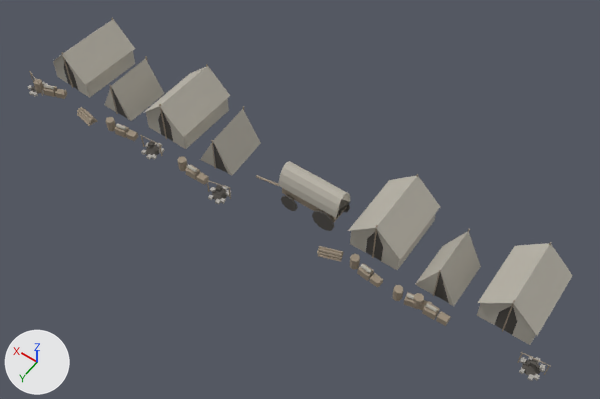
What one commit did to the glTF model chicago/4d/assets/web/landing_camp_west__camp_1835.glb.
One viewpoint serves both versions: a 50 mm camera at (-0.5, 25.1, 34.1) aimed at (14.8, 3.7, 0.4). Arrows for +X, +Y and +Z are at lower left; the lights stay in place. The picture after the commit comes second. Where no turn or scale is listed for an object, it has been applied to the vertices. Vertices at exactly the same position are counted once.

Names of what the first picture shows: 'landing_camp_west__camp_1835'.
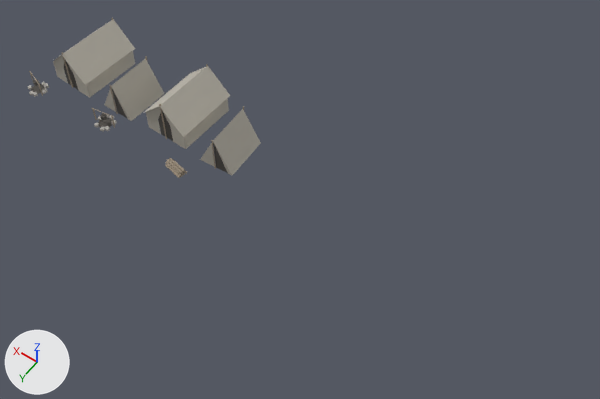
The newer file is also turned or shifted as a whole; pictures and numbers use the older file's frame.

What differs and where, as boxes [x1, y1, x2, y2] in the pictures (600 x 399 px; the box of a moved part takes in the faces that stretch with it):
'landing_camp_west__camp_1835', reshaped (57% narrower, 56% shorter): before [27, 18, 573, 381]; after [27, 18, 261, 178]
part 1 of me_landing_camp_west__camp_1835, moved or reshaped: before [77, 113, 91, 126]; after [165, 164, 181, 178]
part 2 of me_landing_camp_west__camp_1835, moved or reshaped: before [77, 110, 91, 124]; after [165, 161, 182, 176]
part 3 of me_landing_camp_west__camp_1835, moved or reshaped: before [78, 108, 92, 122]; after [167, 159, 182, 173]
part 4 of me_landing_camp_west__camp_1835, moved or reshaped: before [80, 107, 94, 120]; after [169, 158, 185, 172]
part 5 of me_landing_camp_west__camp_1835, moved or reshaped: before [114, 124, 129, 138]; after [111, 116, 115, 127]
part 6 of me_landing_camp_west__camp_1835, moved or reshaped: before [146, 146, 160, 155]; after [98, 118, 112, 128]
part 7 of me_landing_camp_west__camp_1835, moved or reshaped: before [148, 141, 155, 148]; after [100, 113, 107, 121]
part 8 of me_landing_camp_west__camp_1835, moved or reshaped: before [146, 154, 152, 160]; after [94, 123, 99, 128]
part 9 of me_landing_camp_west__camp_1835, moved or reshaped: before [151, 154, 157, 160]; after [100, 127, 105, 132]
part 10 of me_landing_camp_west__camp_1835, deleted: before [43, 84, 573, 381]
part 11 of me_landing_camp_west__camp_1835, cut back: before [106, 117, 116, 131]
part 12 of me_landing_camp_west__camp_1835, deleted: before [33, 79, 44, 93]

The change, as a list of edits to the scene's bpy script:
```text
Change me_landing_camp_west__camp_1835:
    used by ob_landing_camp_west__camp_1835; location = (16.5, 3.31, 1.36)
    remove me_landing_camp_west__camp_1835.from_pydata(...)  # 1310 vertices, 1760 faces; spans x -16.2..16.2, y -2.9..2.9, z -1.4..1.4
    add me_landing_camp_west__camp_1835.from_pydata(...)  # 466 vertices, 600 faces; spans x 2.4..16.2, y -2.9..2.9, z -1.4..1.4
    me_landing_camp_west__camp_1835 part 1: the loose piece of 12 vertices spanning x 11.1..12.2, y 2.4..2.7, z -1.3..-1.2 is moved by (-6.6, 0.0, 0.0)
    me_landing_camp_west__camp_1835 part 2: the loose piece of 12 vertices spanning x 11.0..12.3, y 2.3..2.7, z -1.2..-1.1 is moved by (-6.6, 0.0, 0.0)
    me_landing_camp_west__camp_1835 part 3: the loose piece of 12 vertices spanning x 11.0..12.2, y 2.2..2.6, z -1.1..-1.0 is moved by (-6.6, 0.0, 0.0)
    me_landing_camp_west__camp_1835 part 4: the loose piece of 12 vertices spanning x 11.0..12.2, y 2.1..2.5, z -1.1..-1.0 is moved by (-6.6, 0.0, 0.0)
    me_landing_camp_west__camp_1835 part 5: the loose piece of 8 vertices spanning x 8.9..9.6, y 1.8..2.3, z -1.4..-0.9 is scaled about its middle by (0.0776, 0.112, 2.19), then moved by (0.7, -0.1, 0.3)
    me_landing_camp_west__camp_1835 part 6: the loose piece of 10 vertices spanning x 6.5..7.4, y 1.6..2.4, z -1.3 is moved by (3.5, 0.0, 0.0)
    me_landing_camp_west__camp_1835 part 7: the loose piece of 8 vertices spanning x 6.8..7.1, y 1.9..2.2, z -0.9..-0.7 is moved by (3.5, 0.0, 0.0)
    me_landing_camp_west__camp_1835 part 8: the loose piece of 8 vertices spanning x 6.7..6.9, y 2.4..2.6, z -1.4..-1.2 is moved by (4.0, 0.0, 0.0)
    me_landing_camp_west__camp_1835 part 9: the loose piece of 8 vertices spanning x 6.5..6.7, y 2.2..2.5, z -1.4..-1.2 is moved by (3.7, 0.1, 0.0)
    me_landing_camp_west__camp_1835 part 10: 83 loose pieces with 820 vertices, spanning x -16.2..15.1, y -2.9..2.9, z -1.4..1.4, are deleted
    me_landing_camp_west__camp_1835 part 11: 15 vertices removed from x 9.7..10.2, y 1.9..2.3, z -1.4..-0.7; 7 vertices added at x 10.0..10.2, y 1.7..1.9, z -1.4..-1.2
    me_landing_camp_west__camp_1835 part 12: 16 vertices removed from x 15.2..15.6, y 2.1..2.5, z -1.4..-0.7
    other edits to the shape of me_landing_camp_west__camp_1835 do not show in these pictures
```
